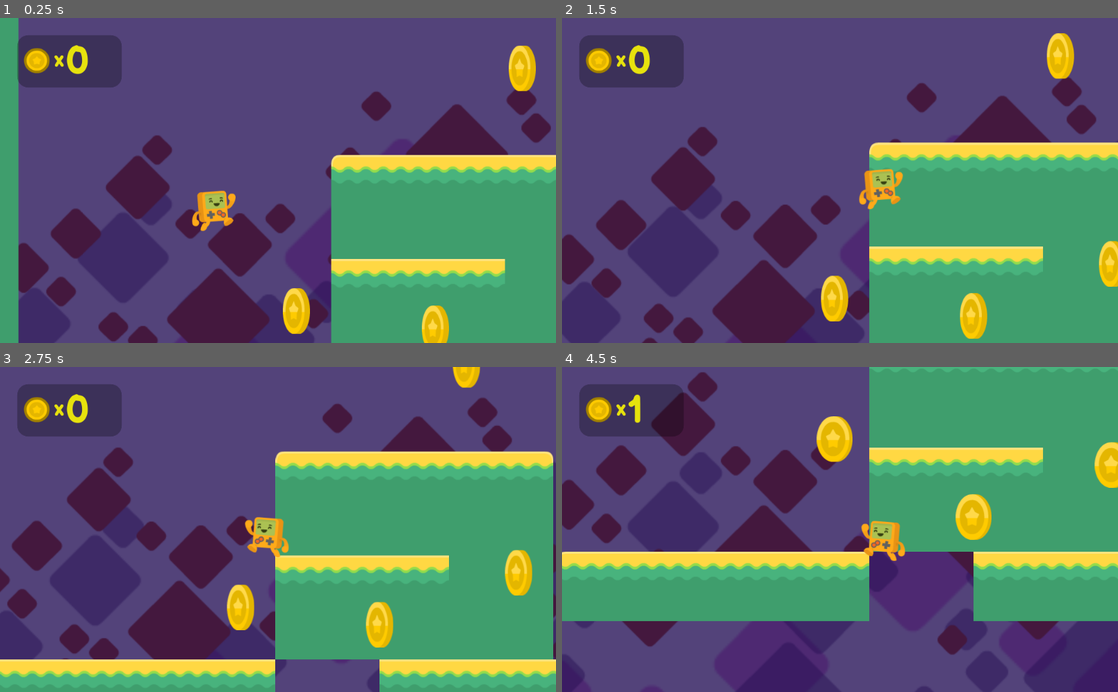
Above: before the commit, frames 1-4 (two rows, left to right).
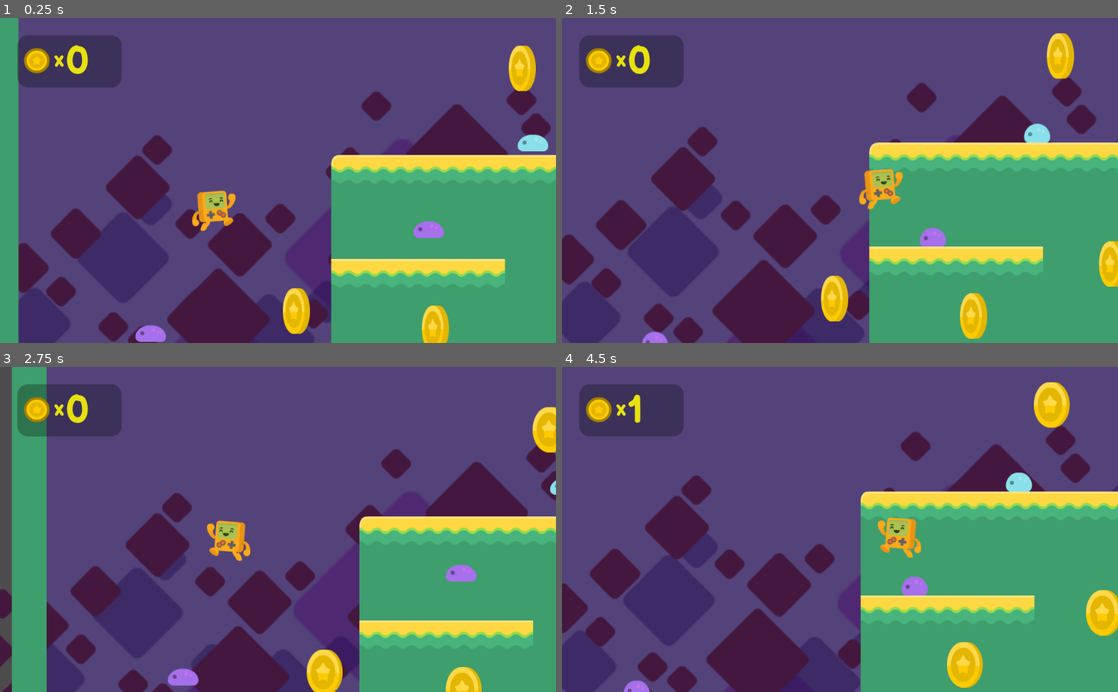
Above: after the commit, the same moments.

Repository: mavines/platformer
Game: Godot game, scene res://Level1.tscn
Two runs of this game, one before a commit and one after it. Both use one fixed random seed, a clock stepped at 60 frames per second and the inputs below.
Inputs:
- Up to frame 1 (0.25 s): no input
- Up to frame 2 (1.5 s): hold Right (right) from 0.53 s (still down); tap Space (jump) at 0.77 s
- Up to frame 3 (2.75 s): tap Space (jump) at 1.52 s; release Right (right) at 2.03 s; hold A (left) from 2.03 s (still down)
- Up to frame 4 (4.5 s): release A (left) at 2.78 s; hold Right (right) 2.78-4.28 s; tap Space (jump) at 3.02, 3.77 s; hold A (left) from 4.28 s (still down)

The runs differ from the first frame. In frame 1, 0.7% of the frame differs, in the area x 24-99%, y 35-100%; in frame 2, 0.6%; in frame 3, 55%; in frame 4, 66%, in the area x 0-100%, y 0-100%.

Commit message:
Done with video 14.

Diff:
--- a/Level1.tscn
+++ b/Level1.tscn
@@ -9,6 +9,7 @@
 [ext_resource path="res://assets/fonts/BalsamiqSans-Bold.ttf" type="DynamicFontData" id=7]
 [ext_resource path="res://assets/HUD/coin_gold.png" type="Texture" id=8]
 [ext_resource path="res://HUD.gd" type="Script" id=9]
+[ext_resource path="res://enemy.tscn" type="PackedScene" id=10]
 
 [sub_resource type="RectangleShape2D" id=1]
 extents = Vector2( 160, 32 )
@@ -44,6 +45,8 @@
 tile_data = PoolIntArray( 131083, 0, 0, 131084, 1, 0, 131085, 1, 0, 131086, 1, 0, 131087, 1, 0, 131088, 1, 0, 131089, 1 …(579 unchanged characters)…
 
 [node name="StaticBody2D" type="StaticBody2D" parent="Tiles One-Way"]
+collision_layer = 2
+collision_mask = 49
 
 [node name="CollisionShape2D" type="CollisionShape2D" parent="Tiles One-Way/StaticBody2D"]
 position = Vector2( 864, 352 )
@@ -61,6 +64,135 @@
 collision_mask = 49
 format = 1
 tile_data = PoolIntArray( -262143, 0, 0, -196607, 0, 0, -131071, 0, 0, -65535, 0, 0, 1, 0, 0, 65537, 0, 0, 131073, 0, 0 …(1052 unchanged characters)…
+
+[node name="ParallaxBackground" type="ParallaxBackground" parent="."]
+
+[node name="Purple Sky" type="ParallaxLayer" parent="ParallaxBackground"]
+motion_mirroring = Vector2( 1280, 960 )
+
+[node name="Sprite" type="Sprite" parent="ParallaxBackground/Purple Sky"]
+position = Vector2( 64, -160 )
+scale = Vector2( 2, 2 )
+texture = ExtResource( 4 )
+centered = false
+
+[node name="Far Blocks" type="ParallaxLayer" parent="ParallaxBackground"]
+motion_scale = Vector2( 0.3, 0.3 )
+motion_mirroring = Vector2( 2560, 1920 )
+
+[node name="Sprite" type="Sprite" parent="ParallaxBackground/Far Blocks"]
+modulate = Color( 0.811765, 0.176471, 0.807843, 0.470588 )
+position = Vector2( 96, -480 )
+scale = Vector2( 4, 4 )
+texture = ExtResource( 5 )
+centered = false
+
+[node name="Middle Blocks" type="ParallaxLayer" parent="ParallaxBackground"]
+motion_scale = Vector2( 0.5, 0.5 )
+motion_mirroring = Vector2( 1600, 1200 )
+
+[node name="Sprite" type="Sprite" parent="ParallaxBackground/Middle Blocks"]
+modulate = Color( 0.423529, 0.196078, 0.631373, 0.470588 )
+position = Vector2( -128, -192 )
+scale = Vector2( 2.5, 2.5 )
+texture = ExtResource( 5 )
+centered = false
+
+[node name="Nearby Blocks" type="ParallaxLayer" parent="ParallaxBackground"]
+motion_scale = Vector2( 0.7, 0.7 )
+motion_mirroring = Vector2( 1120, 840 )
+
+[node name="Sprite" type="Sprite" parent="ParallaxBackground/Nearby Blocks"]
+modulate = Color( 0.772549, 0.34902, 0.478431, 1 )
+position = Vector2( 64, -160 )
+scale = Vector2( 1.75, 1.75 )
+texture = ExtResource( 5 )
+centered = false
+
+[node name="Fall Zone" type="Area2D" parent="."]
+collision_layer = 4
+
+[node name="CollisionShape2D" type="CollisionShape2D" parent="Fall Zone"]
+position = Vector2( 1408, 736 )
+shape = SubResource( 3 )
+
+[node name="HUD" type="CanvasLayer" parent="."]
+script = ExtResource( 9 )
+
+[node name="Panel" type="Panel" parent="HUD"]
+margin_left = 32.0
+margin_top = 32.0
+margin_right = 224.0
+margin_bottom = 128.0
+custom_styles/panel = SubResource( 4 )
+__meta__ = {
+"_edit_use_anchors_": false
+}
+
+[node name="TextureRect" type="TextureRect" parent="HUD"]
+margin_left = 44.0
+margin_top = 55.0
+margin_right = 92.0
+margin_bottom = 102.0
+texture = ExtResource( 8 )
+expand = true
+__meta__ = {
+"_edit_use_anchors_": false
+}
+
+[node name="x" type="Label" parent="HUD"]
+margin_left = 100.0
+margin_top = 54.0
+margin_right = 132.0
+margin_bottom = 102.0
+custom_colors/font_color = Color( 0.909804, 0.890196, 0.054902, 1 )
+custom_fonts/font = SubResource( 5 )
+text = "x"
+__meta__ = {
+"_edit_use_anchors_": false
+}
+
+[node name="Coins" type="Label" parent="HUD"]
+margin_left = 120.0
+margin_top = 38.0
+margin_right = 212.0
+margin_bottom = 125.0
+custom_colors/font_color = Color( 0.909804, 0.890196, 0.054902, 1 )
+custom_fonts/font = SubResource( 6 )
+text = "##"
+valign = 1
+__meta__ = {
+"_edit_use_anchors_": false
+}
+
+[node name="coins" type="Node2D" parent="."]
+
+[node name="coin1" parent="coins" instance=ExtResource( 6 )]
+position = Vector2( 1056, -32 )
+
+[node name="coin2" parent="coins" instance=ExtResource( 6 )]
+position = Vector2( 896, 448 )
+
+[node name="coin3" parent="coins" instance=ExtResource( 6 )]
+position = Vector2( 1152, 352 )
+
+[node name="coin4" parent="coins" instance=ExtResource( 6 )]
+position = Vector2( 1408, 32 )
+
+[node name="coin5" parent="coins" instance=ExtResource( 6 )]
+position = Vector2( 640, 416 )
+
+[node name="enemies" type="Node2D" parent="."]
+
+[node name="enemy" parent="enemies" instance=ExtResource( 10 )]
+position = Vector2( 384, 416 )
+
+[node name="enemy2" parent="enemies" instance=ExtResource( 10 )]
+position = Vector2( 896, 224 )
+
+[node name="enemy3" parent="enemies" instance=ExtResource( 10 )]
+position = Vector2( 1088, 64 )
+detects_cliffs = false
 
 [node name="Steve" parent="." instance=ExtResource( 2 )]
 position = Vector2( 488, 150 )
@@ -77,123 +209,6 @@
 drag_margin_right = 0.3
 editor_draw_limits = true
 
-[node name="ParallaxBackground" type="ParallaxBackground" parent="."]
-
-[node name="Purple Sky" type="ParallaxLayer" parent="ParallaxBackground"]
-motion_mirroring = Vector2( 1280, 960 )
-
-[node name="Sprite" type="Sprite" parent="ParallaxBackground/Purple Sky"]
-position = Vector2( 64, -160 )
-scale = Vector2( 2, 2 )
-texture = ExtResource( 4 )
-centered = false
-
-[node name="Far Blocks" type="ParallaxLayer" parent="ParallaxBackground"]
-motion_scale = Vector2( 0.3, 0.3 )
-motion_mirroring = Vector2( 2560, 1920 )
-
-[node name="Sprite" type="Sprite" parent="ParallaxBackground/Far Blocks"]
-modulate = Color( 0.811765, 0.176471, 0.807843, 0.470588 )
-position = Vector2( 96, -480 )
-scale = Vector2( 4, 4 )
-texture = ExtResource( 5 )
-centered = false
-
-[node name="Middle Blocks" type="ParallaxLayer" parent="ParallaxBackground"]
-motion_scale = Vector2( 0.5, 0.5 )
-motion_mirroring = Vector2( 1600, 1200 )
-
-[node name="Sprite" type="Sprite" parent="ParallaxBackground/Middle Blocks"]
-modulate = Color( 0.423529, 0.196078, 0.631373, 0.470588 )
-position = Vector2( -128, -192 )
-scale = Vector2( 2.5, 2.5 )
-texture = ExtResource( 5 )
-centered = false
-
-[node name="Nearby Blocks" type="ParallaxLayer" parent="ParallaxBackground"]
-motion_scale = Vector2( 0.7, 0.7 )
-motion_mirroring = Vector2( 1120, 840 )
-
-[node name="Sprite" type="Sprite" parent="ParallaxBackground/Nearby Blocks"]
-modulate = Color( 0.772549, 0.34902, 0.478431, 1 )
-position = Vector2( 64, -160 )
-scale = Vector2( 1.75, 1.75 )
-texture = ExtResource( 5 )
-centered = false
-
-[node name="Fall Zone" type="Area2D" parent="."]
-collision_layer = 4
-
-[node name="CollisionShape2D" type="CollisionShape2D" parent="Fall Zone"]
-position = Vector2( 1408, 736 )
-shape = SubResource( 3 )
-
-[node name="HUD" type="CanvasLayer" parent="."]
-script = ExtResource( 9 )
-
-[node name="Panel" type="Panel" parent="HUD"]
-margin_left = 32.0
-margin_top = 32.0
-margin_right = 224.0
-margin_bottom = 128.0
-custom_styles/panel = SubResource( 4 )
-__meta__ = {
-"_edit_use_anchors_": false
-}
-
-[node name="TextureRect" type="TextureRect" parent="HUD"]
-margin_left = 44.0
-margin_top = 55.0
-margin_right = 92.0
-margin_bottom = 102.0
-texture = ExtResource( 8 )
-expand = true
-__meta__ = {
-"_edit_use_anchors_": false
-}
-
-[node name="x" type="Label" parent="HUD"]
-margin_left = 100.0
-margin_top = 54.0
-margin_right = 132.0
-margin_bottom = 102.0
-custom_colors/font_color = Color( 0.909804, 0.890196, 0.054902, 1 )
-custom_fonts/font = SubResource( 5 )
-text = "x"
-__meta__ = {
-"_edit_use_anchors_": false
-}
-
-[node name="Coins" type="Label" parent="HUD"]
-margin_left = 120.0
-margin_top = 38.0
-margin_right = 212.0
-margin_bottom = 125.0
-custom_colors/font_color = Color( 0.909804, 0.890196, 0.054902, 1 )
-custom_fonts/font = SubResource( 6 )
-text = "##"
-valign = 1
-__meta__ = {
-"_edit_use_anchors_": false
-}
-
-[node name="coins" type="Node2D" parent="."]
-
-[node name="coin1" parent="coins" instance=ExtResource( 6 )]
-position = Vector2( 1056, -32 )
-
-[node name="coin2" parent="coins" instance=ExtResource( 6 )]
-position = Vector2( 896, 448 )
-
-[node name="coin3" parent="coins" instance=ExtResource( 6 )]
-position = Vector2( 1152, 352 )
-
-[node name="coin4" parent="coins" instance=ExtResource( 6 )]
-position = Vector2( 1408, 32 )
-
-[node name="coin5" parent="coins" instance=ExtResource( 6 )]
-position = Vector2( 640, 416 )
-
 [connection signal="body_entered" from="Fall Zone" to="Steve" method="_on_Fall_Zone_body_entered"]
 [connection signal="coin_collected" from="coins/coin1" to="HUD" method="_on_coin_collected"]
 [connection signal="coin_collected" from="coins/coin2" to="HUD" method="_on_coin_collected"]
--- a/Steve.gd
+++ b/Steve.gd
@@ -35,3 +35,22 @@
 
 func _on_coin_collected():
 	pass # Replace with function body.
+
+func bounce():
+	velocity.y = 0.7 * JUMPFORCE
+
+func ouch(var enemy_x):
+	set_modulate(Color(1, 0.3, 0.3, 0.3))
+	velocity.y = 0.5 * JUMPFORCE
+	if position.x < enemy_x:
+		velocity.x = -800
+	elif position.x > enemy_x:
+		velocity.x = 800
+
+	Input.action_release("left")
+	Input.action_release("right")
+	$Timer.start()
+
+
+func _on_Timer_timeout():
+	get_tree().change_scene("res://Level1.tscn")
--- a/Steve.tscn
+++ b/Steve.tscn
@@ -22,3 +22,8 @@
 position = Vector2( 0, 15 )
 scale = Vector2( 1.13, 1 )
 shape = SubResource( 1 )
+
+[node name="Timer" type="Timer" parent="."]
+one_shot = true
+
+[connection signal="timeout" from="Timer" to="." method="_on_Timer_timeout"]
--- /dev/null
+++ b/enemy.gd
@@ -0,0 +1,48 @@
+extends KinematicBody2D
+
+var speed = 50
+var velocity = Vector2()
+export var detects_cliffs = true
+export var direction = -1
+
+func _ready():
+	if(direction == 1):
+		$AnimatedSprite.flip_h = true
+
+	$floor_checker.position.x = $CollisionShape2D.shape.get_extents().x * direction
+	$floor_checker.enabled = detects_cliffs
+
+	if detects_cliffs:
+		set_modulate(Color(1.2, 0.5, 1))
+
+func _physics_process(delta):
+
+	if is_on_wall() or (not $floor_checker.is_colliding() and detects_cliffs and is_on_floor()):
+		direction *= -1
+		$AnimatedSprite.flip_h = not $AnimatedSprite.flip_h
+		$floor_checker.position.x = $CollisionShape2D.shape.get_extents().x * direction
+
+	velocity.y += 20
+
+	velocity.x = speed * direction
+
+	velocity = move_and_slide(velocity, Vector2.UP)
+
+
+func _on_top_checker_body_entered(body):
+	$AnimatedSprite.play("squash")
+	speed = 0
+	set_collision_layer_bit(4, false)
+	set_collision_mask_bit(0, false)
+	$top_checker.set_collision_layer_bit(4, false)
+	$top_checker.set_collision_mask_bit(0, false)
+	$side_checker.set_collision_layer_bit(4, false)
+	$side_checker.set_collision_mask_bit(0, false)
+	$Timer.start()
+	body.bounce()
+
+func _on_side_checker_body_entered(body):
+	body.ouch(position.x)
+
+func _on_Timer_timeout():
+	queue_free()
--- /dev/null
+++ b/enemy.tscn
@@ -0,0 +1,73 @@
+[gd_scene load_steps=9 format=2]
+
+[ext_resource path="res://assets/enemies/slimeBlue.png" type="Texture" id=1]
+[ext_resource path="res://assets/enemies/slimeBlue_blue.png" type="Texture" id=2]
+[ext_resource path="res://assets/enemies/slimeBlue_squashed.png" type="Texture" id=3]
+[ext_resource path="res://enemy.gd" type="Script" id=4]
+
+[sub_resource type="SpriteFrames" id=2]
+animations = [ {
+"frames": [ ExtResource( 3 ) ],
+"loop": true,
+"name": "squash",
+"speed": 5.0
+}, {
+"frames": [ ExtResource( 1 ), ExtResource( 2 ) ],
+"loop": true,
+"name": "crawl",
+"speed": 2.0
+} ]
+
+[sub_resource type="RectangleShape2D" id=1]
+extents = Vector2( 22, 12.5 )
+
+[sub_resource type="RectangleShape2D" id=3]
+extents = Vector2( 21.25, 3.375 )
+
+[sub_resource type="RectangleShape2D" id=4]
+extents = Vector2( 30, 14 )
+
+[node name="enemy" type="KinematicBody2D"]
+collision_layer = 16
+collision_mask = 35
+script = ExtResource( 4 )
+
+[node name="AnimatedSprite" type="AnimatedSprite" parent="."]
+position = Vector2( 0, -0.5 )
+scale = Vector2( 1, 1.02941 )
+frames = SubResource( 2 )
+animation = "crawl"
+frame = 1
+playing = true
+
+[node name="CollisionShape2D" type="CollisionShape2D" parent="."]
+position = Vector2( 1, 4.5 )
+shape = SubResource( 1 )
+
+[node name="floor_checker" type="RayCast2D" parent="."]
+enabled = true
+cast_to = Vector2( 0, 20 )
+collision_mask = 2
+
+[node name="top_checker" type="Area2D" parent="."]
+collision_layer = 0
+collision_mask = 33
+
+[node name="CollisionShape2D" type="CollisionShape2D" parent="top_checker"]
+position = Vector2( 0.75, -13.625 )
+shape = SubResource( 3 )
+
+[node name="side_checker" type="Area2D" parent="."]
+collision_layer = 0
+collision_mask = 33
+
+[node name="CollisionShape2D" type="CollisionShape2D" parent="side_checker"]
+position = Vector2( 0, 6 )
+shape = SubResource( 4 )
+
+[node name="Timer" type="Timer" parent="."]
+one_shot = true
+
+[connection signal="body_entered" from="top_checker" to="." method="_on_top_checker_body_entered"]
+[connection signal="body_entered" from="side_checker" to="." method="_on_side_checker_body_entered"]
+[connection signal="timeout" from="Timer" to="." method="_on_Timer_timeout"]
Not shown: 1 places in Level1.tscn that only renumber resources
Binary file added: assets/enemies/slimeBlue.png
Not shown, added: assets/enemies/slimeBlue.png.import
Binary file added: assets/enemies/slimeBlue_blue.png
Not shown, added: assets/enemies/slimeBlue_blue.png.import
Binary file added: assets/enemies/slimeBlue_squashed.png
Not shown, added: assets/enemies/slimeBlue_squashed.png.import
